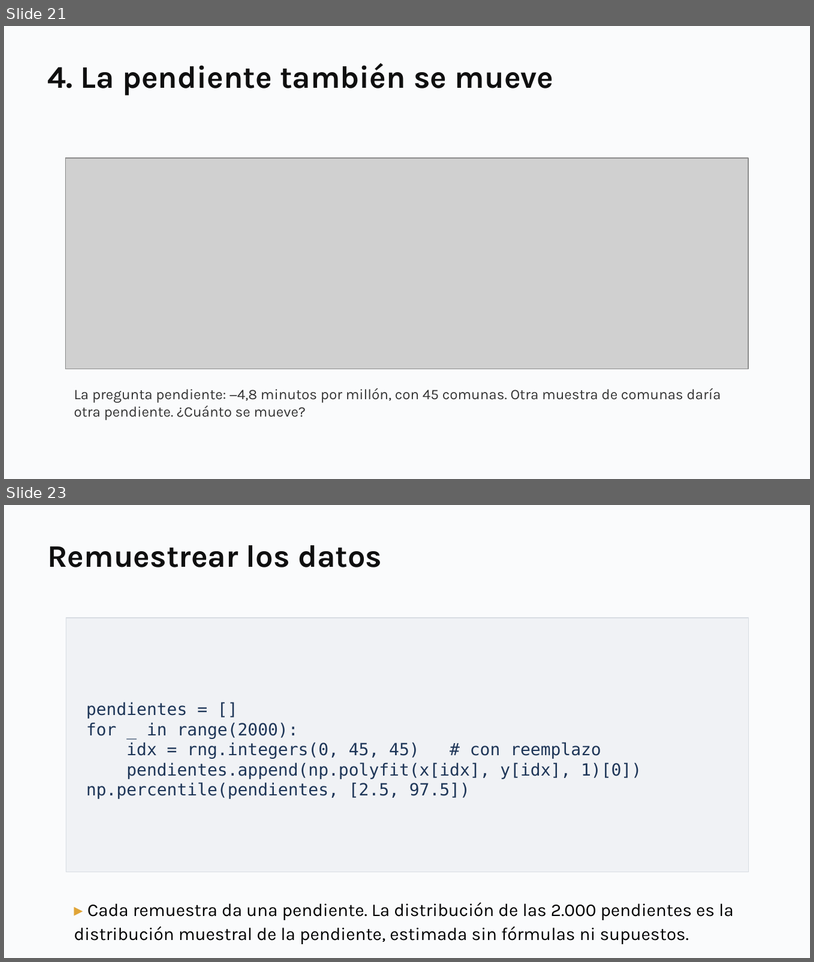
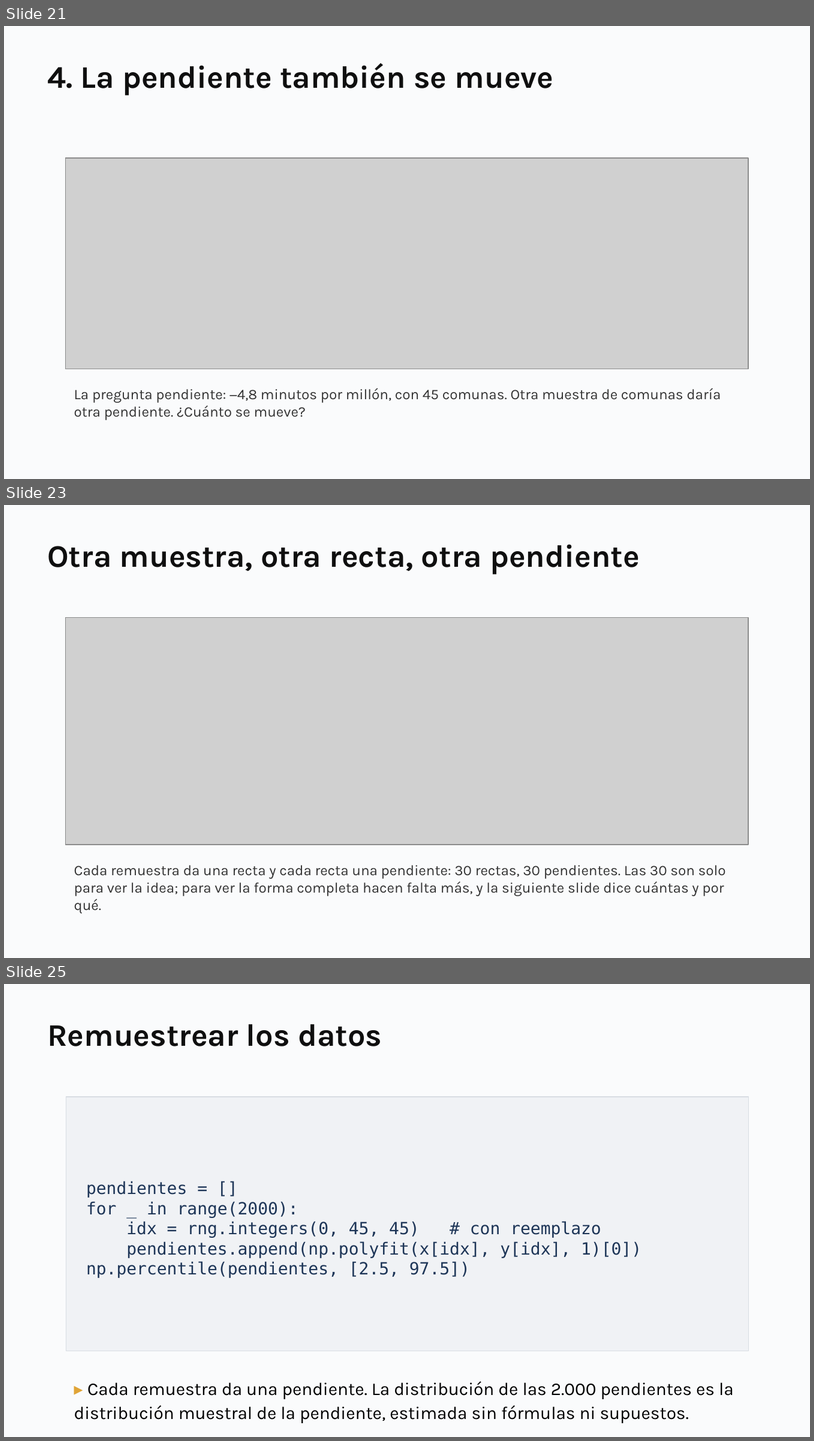
Before and after one commit to daniopitz/diplomado-cdd, a slide deck: presentaciones/clase05_probabilidad_inferencia.pptx. Shown one above the other, each under a label of ours: slides 21 and 23 before the commit, slides 21, 23 and 25 after it; the slides between them are not shown. The pictures are 814x962 and 814x1441 pixels, drawn with LibreOffice and Linux fonts; fonts in the diff are those of the drawing; grey boxes stand for pictures. Boxes give left, top, right and bottom in pixels: in the first picture for what was removed or moved away, otherwise in the second. Text is boxed around its words. In the diff, an @@ line names an element or a change of style, - is before the commit and + after.

```diff
--- a/presentaciones/clase05_probabilidad_inferencia.pptx
+++ b/presentaciones/clase05_probabilidad_inferencia.pptx
@@ slide 23 added at box(4, 505, 810, 958), background #FFFFFF @@
@@ rectangle added at box(4, 505, 810, 958), fill #FAFBFC @@
@@ text added at box(47, 544, 640, 574), 28 pt, text #0F0F0F, bold @@
+Otra muestra, otra recta, otra pendiente
@@ picture added at box(65, 618, 749, 845) @@
@@ text added at box(74, 865, 726, 914), 13 pt, text #333333 @@
+Cada remuestra da una recta y cada recta una pendiente: 30 rectas, 30 pendientes. Las 30 son solo para ver la idea; para ver la forma completa hacen falta más, y la siguiente slide dice cuántas y por qué.
@@ what was slide 23 is now slide 25 @@
```
Also in this commit, not shown: 2 other slides added, 1 slide removed, 3 other files.
